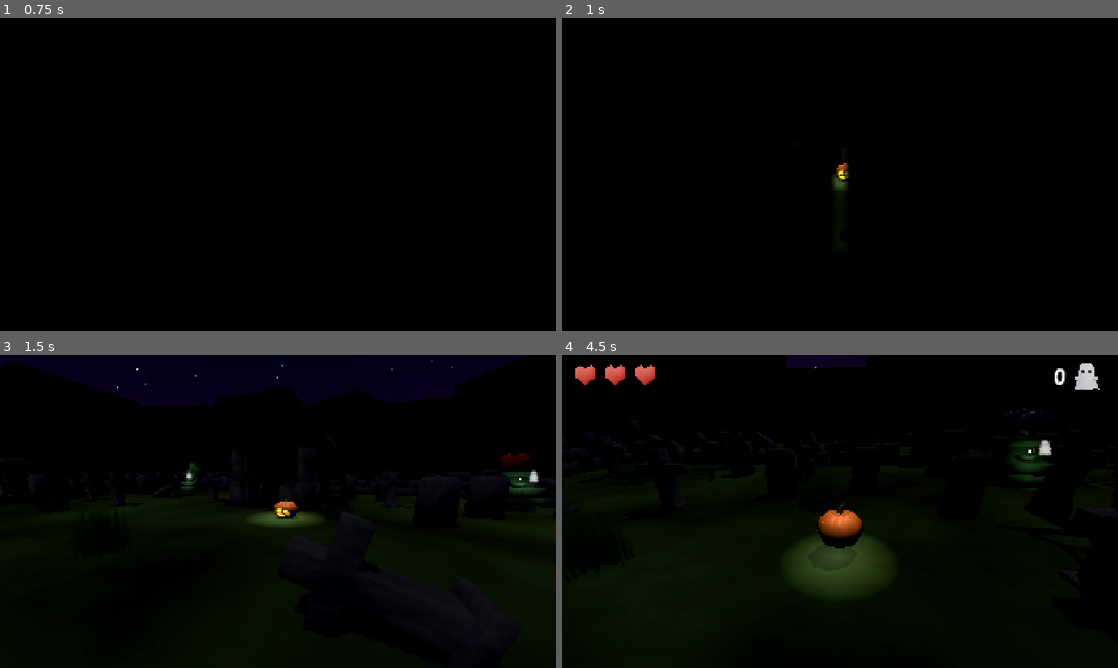
Above: before the commit, frames 1-4 (two rows, left to right).
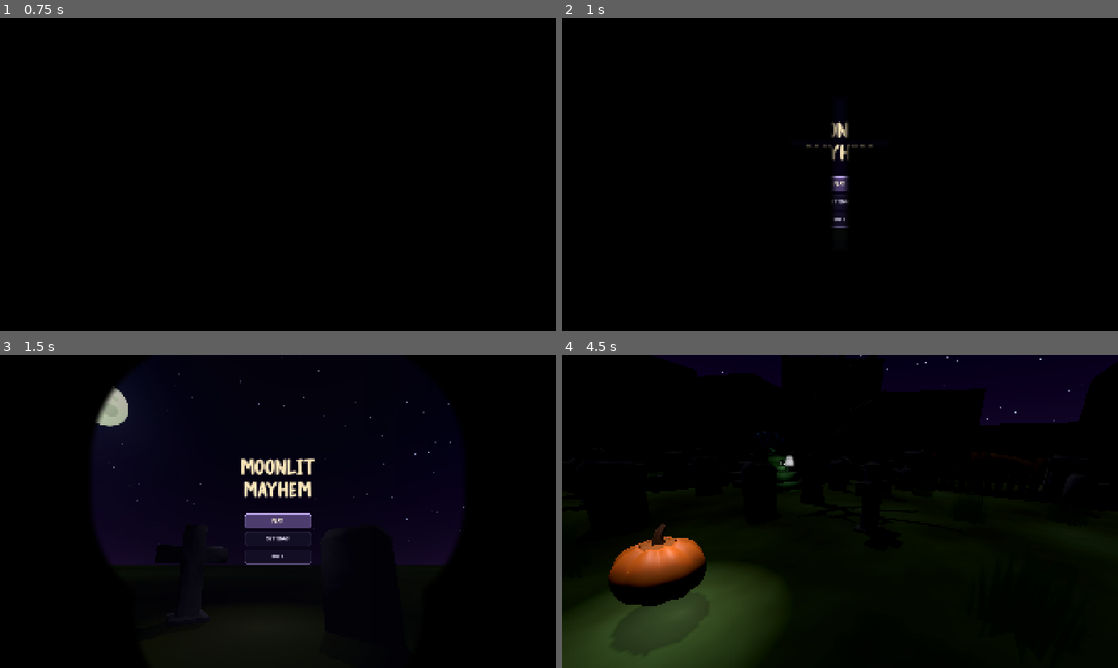
Above: after the commit, the same moments.

Repository: Dempsey845/moonlit-mayhem
Game: Godot game, scene res://MainMenu/main_menu.tscn
The game is run twice, just before and just after one commit, with the same random seed, the same clock (stepped at 60 frames per second) and the same inputs. Before the commit the project starts from res://Graveyard/graveyard.tscn.
Inputs (mouse positions are in pixels of both pictures, inside the frame that each line leads up to):
- Up to frame 1 (0.75 s): click (278, 183) at 0.5 s, where only the run after the commit has a clickable "Play"
- Up to frame 2 (1 s): no input
- Up to frame 3 (1.5 s): click (278, 520) at 1.25 s, where only the run after the commit has a clickable "Play"
- Up to frame 4 (4.5 s): move the mouse to (867, 511) at 2.02 s; hold W (move_forward) from 2.03 s (still down); tap E (interact) every 0.75 s from 2.1 to 4.35 s; click (867, 511) at 2.17 s; move the mouse to (812, 511) at 2.77 s; move the mouse to (851, 505) at 3.52 s; move the mouse to (834, 517) at 4.27 s; click (834, 517) at 4.42 s

Frame 1 is identical in both runs. In frame 2, 0.7% of the frame differs, in the area x 44-56%, y 32-68%; in frame 3, 13%; in frame 4, 23%, in the area x 0-100%, y 0-100%.

Commit message:
Implemented player death.

Diff:
--- a/Graveyard/graveyard.tscn
+++ b/Graveyard/graveyard.tscn
@@ -11,6 +11,7 @@
 [ext_resource type="Script" uid="uid://b4hyv5be10j24" path="res://Player/Health/player_health.gd" id="5_j1mdy"]
 [ext_resource type="Script" uid="uid://g25jwebm3hpw" path="res://Graveyard/health_pickup_spawner.gd" id="6_gp0nj"]
 [ext_resource type="Script" uid="uid://dfyscog17m1e1" path="res://Moonlight/moonlight_obstacle.gd" id="6_isfp6"]
+[ext_resource type="Script" uid="uid://chm8frt17hpbm" path="res://Systems/death_manager.gd" id="7_fib0g"]
 [ext_resource type="PackedScene" uid="uid://cwwa4fkdp3rpt" path="res://Graveyard/Props/StonePillar/stone_pillar.tscn" id="7_jaj5c"]
 [ext_resource type="PackedScene" uid="uid://bp1hon3n50hnt" path="res://Graveyard/Props/Gate/Gate.glb" id="7_ux5rj"]
 [ext_resource type="PackedScene" uid="uid://q70xb5it24fc" path="res://Graveyard/Props/Cross/cross.tscn" id="8_83jfa"]
@@ -25,6 +26,7 @@
 [ext_resource type="PackedScene" uid="uid://bmhyaqaoxgws8" path="res://Graveyard/Background/grass_billboard.tscn" id="20_75ydc"]
 [ext_resource type="PackedScene" uid="uid://jgpdsyk3w48c" path="res://Graveyard/Props/GraveHouse/grave_house.tscn" id="21_yf8gw"]
 [ext_resource type="PackedScene" uid="uid://dl5hqwty7bu8c" path="res://Graveyard/transition_ui.tscn" id="23_ts1ge"]
+[ext_resource type="Script" uid="uid://3dim2op0psu3" path="res://Systems/text_animation.gd" id="24_n7dhk"]
 
 [sub_resource type="ShaderMaterial" id="ShaderMaterial_n2rhk"]
 shader = ExtResource("3_83jfa")
@@ -135,6 +137,13 @@
 health_pickup_points = NodePath("../HealthPickupPoints")
 player_health = NodePath("../PlayerHealth")
 
+[node name="DeathManager" type="Node" parent="." unique_id=1680170247 node_paths=PackedStringArray("player_health", "transition_ui", "death_label", "player")]
+script = ExtResource("7_fib0g")
+player_health = NodePath("../PlayerHealth")
+transition_ui = NodePath("../CanvasLayer/TransitionUI")
+death_label = NodePath("../CanvasLayer/TransitionUI/Label")
+player = NodePath("../Player")
+
 [node name="DirectionalLight3D" type="DirectionalLight3D" parent="." unique_id=1076600132]
 transform = Transform3D(-0.8660254, -0.43301278, 0.25, 0, 0.49999997, 0.86602545, -0.50000006, 0.75, -0.43301266, 0, 0, 0)
 light_energy = 0.05
@@ -948,6 +957,20 @@
 
 [node name="TransitionUI" parent="CanvasLayer" unique_id=1629849581 instance=ExtResource("23_ts1ge")]
 
+[node name="Label" type="Label" parent="CanvasLayer/TransitionUI" unique_id=844491006]
+layout_mode = 1
+anchors_preset = 14
+anchor_top = 0.5
+anchor_right = 1.0
+anchor_bottom = 0.5
+offset_top = -11.5
+offset_bottom = 11.5
+grow_horizontal = 2
+grow_vertical = 2
+theme_override_font_sizes/font_size = 64
+horizontal_alignment = 1
+script = ExtResource("24_n7dhk")
+
 [node name="BackgroundGround" type="MeshInstance3D" parent="." unique_id=1272259489]
 transform = Transform3D(1, 0, 0, 0, 1, 0, 0, 0, 1, 0, -2.3066237, 0)
 mesh = SubResource("ArrayMesh_wwqok")
--- a/MainMenu/main_menu.tscn
+++ b/MainMenu/main_menu.tscn
@@ -137,10 +137,6 @@
 Button/styles/normal = SubResource("StyleBox_normal")
 Button/styles/pressed = SubResource("StyleBox_pressed")
 
-[sub_resource type="SystemFont" id="SystemFont_title"]
-font_names = PackedStringArray("Georgia", "DejaVu Serif", "Times New Roman")
-font_weight = 700
-
 [sub_resource type="StyleBoxFlat" id="StyleBox_primary"]
 bg_color = Color(0.23, 0.18, 0.36, 0.98)
 border_width_left = 1
@@ -206,7 +202,7 @@
 theme = SubResource("Theme_menu")
 
 [node name="Menu" type="VBoxContainer" parent="MenuUI/Layout" unique_id=399925789]
-custom_minimum_size = Vector2(280, 0)
+custom_minimum_size = Vector2(350, 0)
 layout_mode = 2
 mouse_filter = 2
 theme_override_constants/separation = 12
@@ -216,8 +212,7 @@
 theme_override_colors/font_color = Color(0.98, 0.91, 0.73, 1)
 theme_override_colors/font_outline_color = Color(0.08, 0.045, 0.13, 1)
 theme_override_constants/outline_size = 8
-theme_override_fonts/font = SubResource("SystemFont_title")
-theme_override_font_sizes/font_size = 62
+theme_override_font_sizes/font_size = 74
 text = "MOONLIT
 MAYHEM"
 horizontal_alignment = 1
--- /dev/null
+++ b/Systems/death_manager.gd
@@ -0,0 +1,18 @@
+extends Node
+
+@export var player_health: PlayerHealth
+@export var transition_ui: TransitionUI
+@export var death_label: TextAnimation
+@export var player: Player
+
+func _ready() -> void:
+	player_health.died.connect(_on_player_died)
+
+func _on_player_died():
+	await transition_ui.transition()
+
+	await death_label.type_text("You are dead...")
+
+	await get_tree().create_timer(1.5).timeout
+
+	get_tree().change_scene_to_file("res://MainMenu/main_menu.tscn")
--- /dev/null
+++ b/Systems/text_animation.gd
@@ -0,0 +1,44 @@
+class_name TextAnimation
+extends Label
+
+@export var character_delay: float = 0.04
+
+var _animation_id: int = 0
+
+
+func type_text(new_text: String) -> void:
+	_animation_id += 1
+	var current_id: int = _animation_id
+
+	text = new_text
+	visible_characters = 0
+
+	var total_characters: int = get_total_character_count()
+
+	while visible_characters < total_characters:
+		await get_tree().create_timer(character_delay).timeout
+
+		if current_id != _animation_id:
+			return
+
+		visible_characters += 1
+
+
+func untype_text() -> void:
+	_animation_id += 1
+	var current_id: int = _animation_id
+
+	if visible_characters < 0:
+		visible_characters = get_total_character_count()
+
+	while visible_characters > 0:
+		await get_tree().create_timer(character_delay).timeout
+
+		if current_id != _animation_id:
+			return
+
+		visible_characters -= 1
+
+func skip_animation() -> void:
+	_animation_id += 1
+	visible_characters = -1
--- a/project.godot
+++ b/project.godot
@@ -11,7 +11,7 @@
 [application]
 
 config/name="Moonlit Mayhem"
-run/main_scene="uid://dbyfdoyyhd0d4"
+run/main_scene="uid://b6i8gp02bp2t1"
 config/features=PackedStringArray("4.7", "Forward Plus")
 config/icon="res://icon.svg"
 
@@ -21,6 +21,10 @@
 window/size/viewport_height=1080
 window/stretch/mode="canvas_items"
 window/stretch/aspect="keep_width"
+
+[gui]
+
+theme/custom_font="uid://7wktwey6xngc"
 
 [input]
 
Not shown, added: Systems/death_manager.gd.uid
Not shown, added: Systems/text_animation.gd.uid
